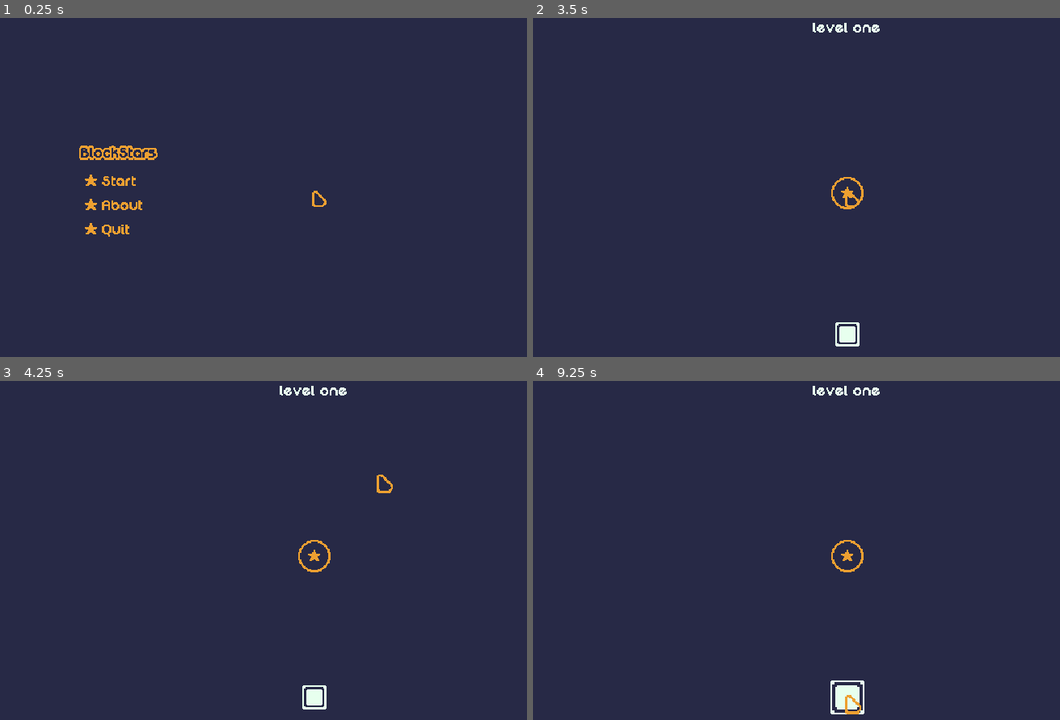
Above: before the commit, frames 1-4 (two rows, left to right).
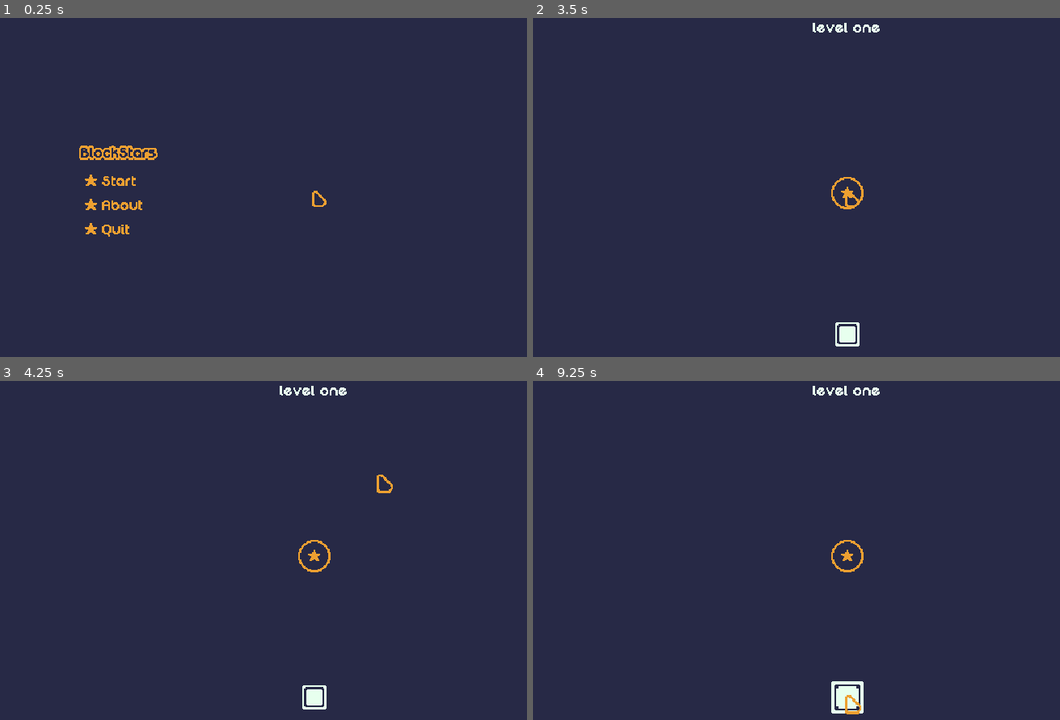
Above: after the commit, the same moments.

Repository: mrbartchak/brackeys-game-jam-2026.1
Game: Godot game, scene res://ui/screens/main_menu.tscn
Two runs of this game, one before a commit and one after it. Both use one fixed random seed, a clock stepped at 60 frames per second and the inputs below.
Inputs (mouse positions are in pixels of both pictures, inside the frame that each line leads up to):
- Up to frame 1 (0.25 s): no input
- Up to frame 2 (3.5 s): click (648, 180) at 0.5 s; click "1" at 1.25 s; tap Enter at 2 s; move the mouse to (991, 173) at 2.02 s; press the mouse at (991, 173) at 2.03 s; release the mouse at (991, 173) at 2.75 s; tap Space at 2.75 s; drag from (717, 211) to (849, 194) at 2.77 s
- Up to frame 3 (4.25 s): tap Enter at 3.5 s; move the mouse to (379, 475) at 3.52 s; press the mouse at (379, 475) at 3.53 s
- Up to frame 4 (9.25 s): release the mouse at (912, 475) at 4.25 s; tap Space at 4.25, 6.5 s; drag from (817, 628) to (654, 503) at 4.27 s; move the mouse to (1038, 611) at 5.02 s; press the mouse at (1038, 611) at 5.03 s; release the mouse at (1038, 611) at 5.75 s; tap Enter at 5.75 s; drag from (654, 503) to (749, 465) at 5.77 s; move the mouse to (880, 557) at 6.52 s; press the mouse at (880, 557) at 6.53 s; release the mouse at (880, 557) at 7.25 s; drag from (749, 465) to (849, 557) at 7.27 s; move the mouse to (991, 536) at 8.02 s; press the mouse at (991, 536) at 8.03 s; release the mouse at (991, 536) at 8.75 s; drag from (717, 574) to (849, 696) at 8.77 s

Frames 1-3 are identical in both runs. In frame 4, 0.2% of the frame differs, in the area x 56-63%, y 88-99%.

Commit message:
some laggy fixes by swtihcing to phys process, rotaiton logic too

Diff:
--- a/blocks/block.gd
+++ b/blocks/block.gd
@@ -7,6 +7,7 @@
 static var dragged_block: Block = null
 var is_dragging: bool = false
 var is_hovered: bool = false
+var rotation_index: int = 0
 
 @onready var sprite: Sprite2D = $Sprite
 @onready var placeholder_shape: CollisionShape2D = $PlaceholderShape
@@ -22,34 +23,60 @@
 		self.add_child(collison_shape)
 	sprite.texture = block_type.texture
 
-func _process(delta: float) -> void:
+func _physics_process(delta: float) -> void:
 	if is_dragging:
 		global_position = lerp(global_position, get_global_mouse_position(), 32.0 * delta)
 
 func _input(event: InputEvent) -> void:
 	if GameManager.input_locked:
 		return
-	if event is InputEventMouseButton and event.button_index == MOUSE_BUTTON_LEFT and event.pressed:
-		if is_hovered and not is_dragging and dragged_block == null:
-			is_dragging = true
-			dragged_block = self
-			_tween_scale(1.1)
-		elif is_dragging:
-			is_dragging = false
-			dragged_block = null
-			_tween_scale(1.0)
-			placed.emit()
+	if event is InputEventMouseButton:
+		event = event as InputEventMouseButton
+		if event.button_index == MOUSE_BUTTON_LEFT and event.pressed:
+			if is_hovered and not is_dragging and dragged_block == null:
+				_grab_block()
+			elif is_dragging:
+				_place_block()
+		elif event.button_index == MOUSE_BUTTON_RIGHT and event.pressed and is_dragging:
+			_rotate_block()
 
+# ========================
+# ======  ACTIONS   ======
+# ========================
+func _grab_block() -> void:
+	is_dragging = true
+	dragged_block = self
+	_tween_scale(1.1)
+
+func _place_block() -> void:
+	is_dragging = false
+	dragged_block = null
+	_tween_scale(1.0)
+	placed.emit()
+
+func _rotate_block() -> void:
+	print("rotate triggered")
+	rotation_index = (rotation_index + 1) % 8
+	var rotation_angle: float = rotation_index * PI / 4.0
+	global_position = get_global_mouse_position()
+	self.set("rotation", rotation_angle)
+
+# ========================
+# ======  SIGNALS   ======
+# ========================
 func _mouse_enter() -> void:
 	is_hovered = true
 	if not is_dragging:
-		_tween_scale(1.5)
+		_tween_scale(1.35)
 
 func _mouse_exit() -> void:
 	is_hovered = false
 	if not is_dragging:
 		_tween_scale(1.0)
 
+# ========================
+# ======  HELPERS   ======
+# ========================
 func _tween_scale(target_scale: float) -> void:
 	var tween: Tween = create_tween()
 	tween.tween_property($Sprite, "scale", Vector2(target_scale, target_scale), 0.15).set_ease(Tween.EASE_OUT).set_trans(Tween.TRANS_CUBIC)
--- a/ui/cursor/cursor.gd
+++ b/ui/cursor/cursor.gd
@@ -1,13 +1,14 @@
 extends CanvasLayer
 
+var _scale_tween: Tween = null
 @onready var sprite: Sprite2D = $Sprite
 
 func _ready() -> void:
 	Input.set_mouse_mode(Input.MOUSE_MODE_HIDDEN)
 	layer = 100
 
-func _process(_delta: float) -> void:
-	sprite.global_position = get_viewport().get_mouse_position()
+func _physics_process(delta: float) -> void:
+	sprite.position = lerp(sprite.position, get_viewport().get_mouse_position(), delta * 64.0)
 
 func _input(event: InputEvent) -> void:
 	if event.is_action_pressed("click"):
@@ -16,5 +17,7 @@
 		_tween_scale(1.0)
 
 func _tween_scale(target_scale: float) -> void:
-	var tween: Tween = create_tween()
-	tween.tween_property($Sprite, "scale", Vector2(target_scale, target_scale), 0.15).set_ease(Tween.EASE_OUT).set_trans(Tween.TRANS_CUBIC)
+	if _scale_tween:
+		_scale_tween.kill()
+	_scale_tween = create_tween()
+	_scale_tween.tween_property($Sprite, "scale", Vector2(target_scale, target_scale), 0.15).set_ease(Tween.EASE_OUT).set_trans(Tween.TRANS_CUBIC)
